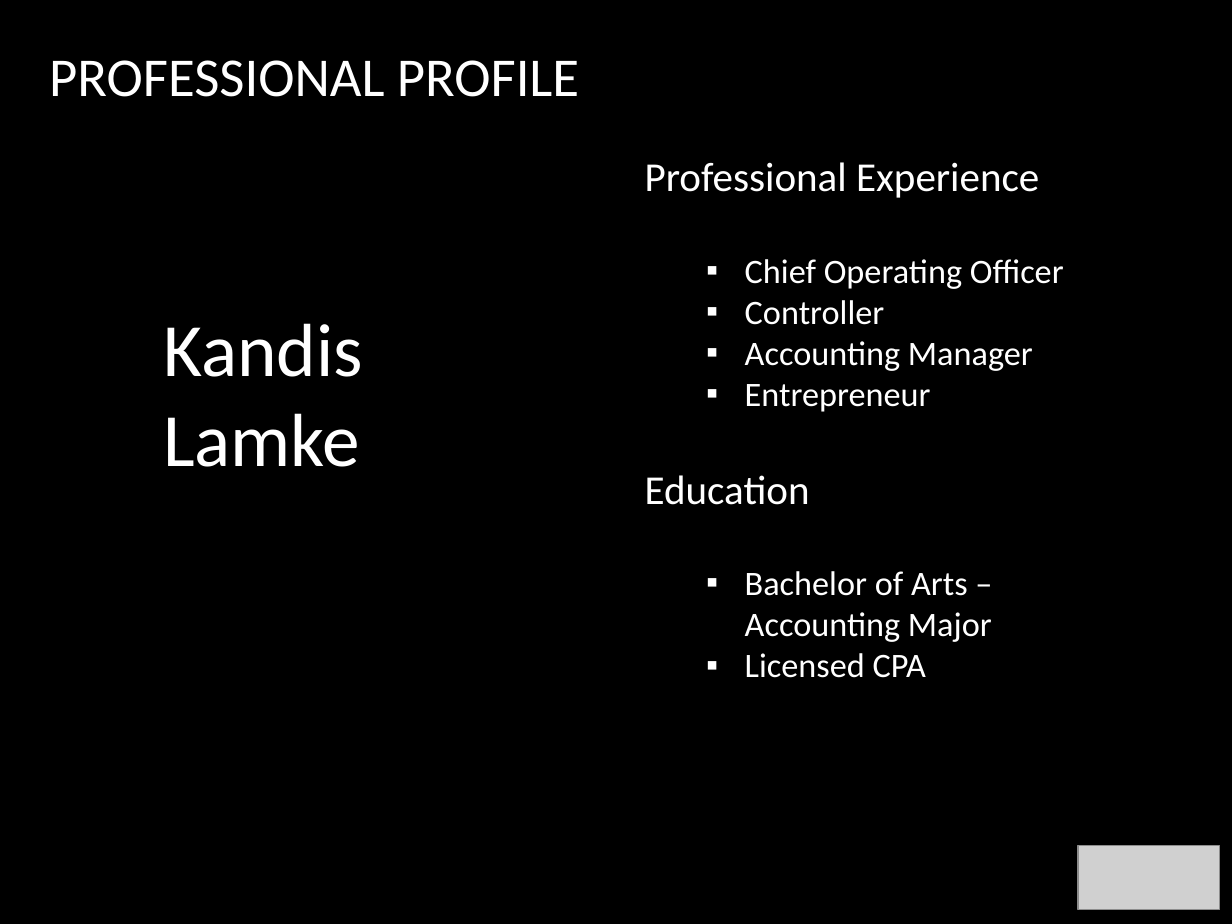
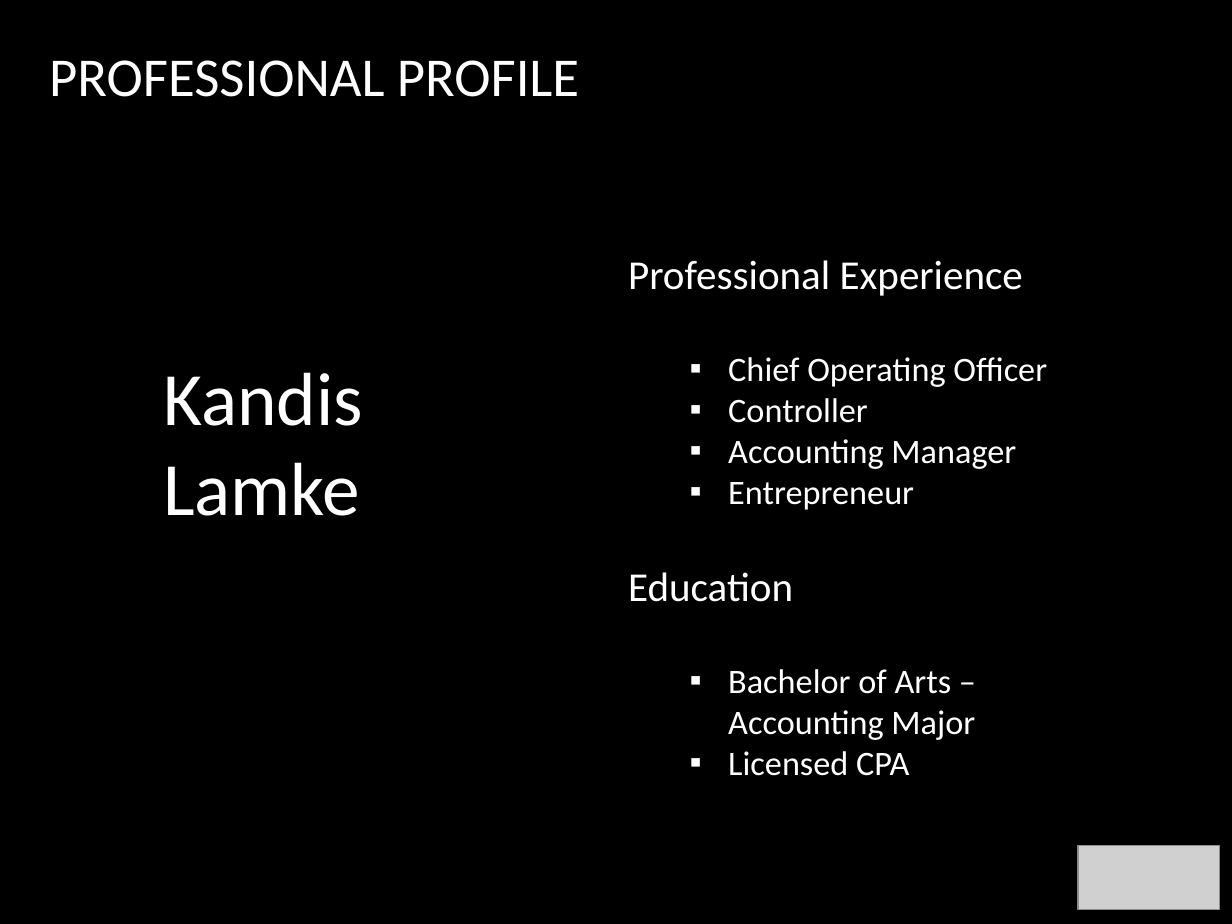
Before and after one commit to rgmireles/Final_Project, a slide deck: slide 3 of Final Project Presentation_Data Science 04032020.pptx. Drawn at 1232x924 pixels with LibreOffice and Linux fonts; fonts in the diff are those of the drawing; grey boxes stand for pictures; background and template pictures are left out. Boxes give left, top, right and bottom in pixels: in the first picture for what was removed or moved away, otherwise in the second. Text is boxed around its words. In the diff, an @@ line names an element or a change of style, - is before the commit and + after.

Commit message:
PowerPoint Updated 3/29/20
Updated by Kandis 3/29

```diff
--- a/Final Project Presentation_Data Science 04032020.pptx
+++ b/Final Project Presentation_Data Science 04032020.pptx
@@ text "Professional Experience": place and size @@
-text "Professional Experience" at (645,162,1064,678)
+text "Professional Experience" at (628,260,1047,776)
@@ text "Kandis": place and size @@
-text "Kandis" at (163,323,363,467)
+text "Kandis" at (163,372,363,516)
```
Also in this commit, not shown: 1 other slide changed, 4 slides added.
